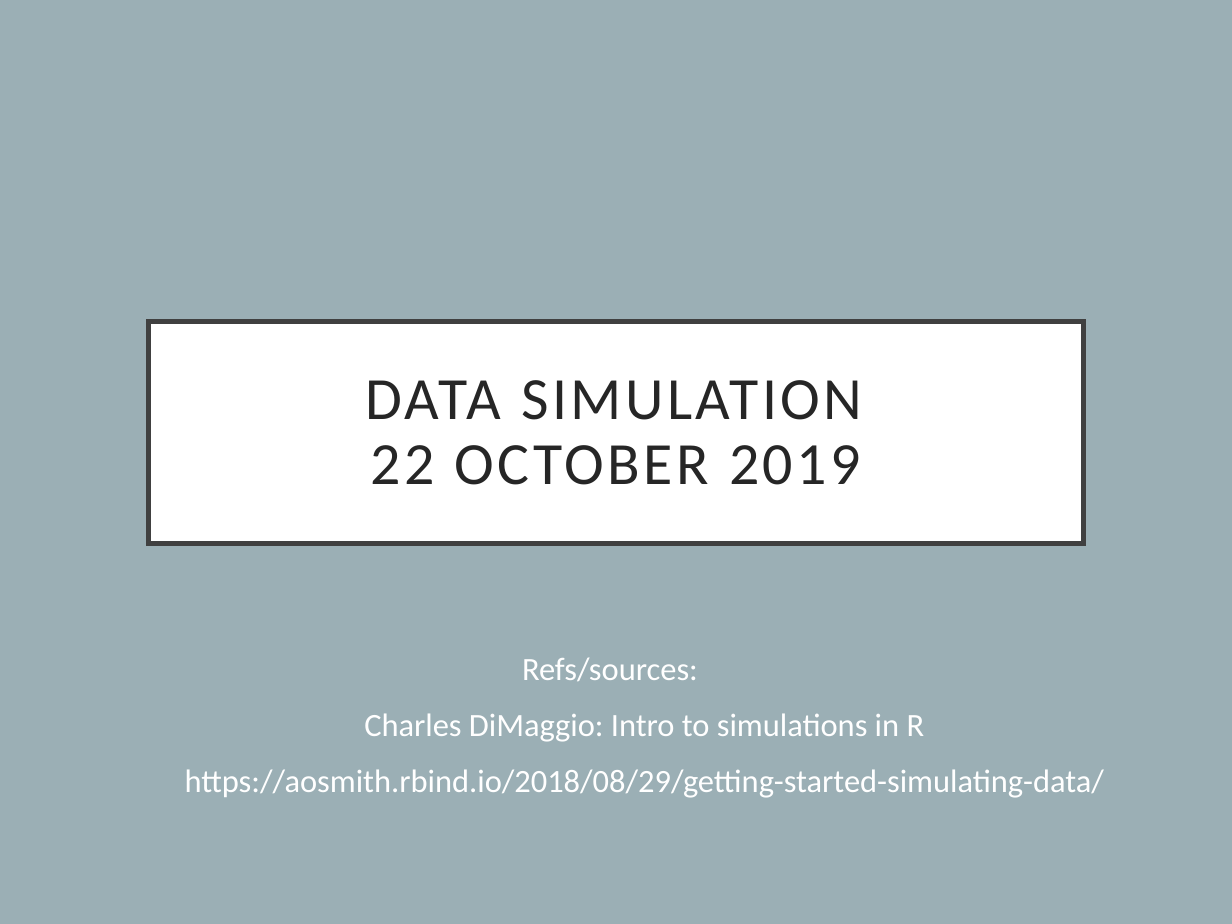
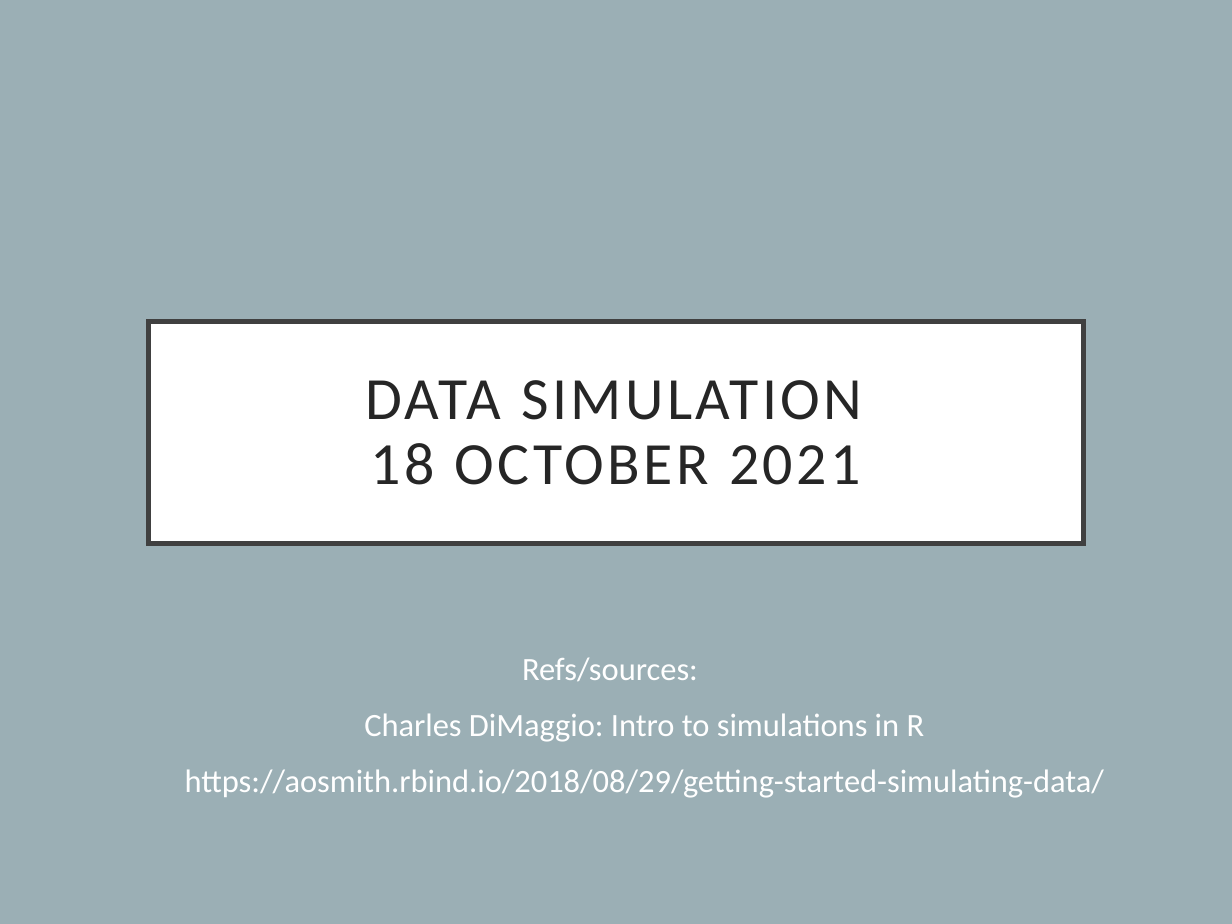
Before and after one commit to EEOB590A-Data-Science-in-R-Fall2021/CourseMaterials, a slide deck: slide 1 of 5. Simulating Data/SimulatingData.pptx. Drawn at 1232x924 pixels with LibreOffice and Linux fonts; fonts in the diff are those of the drawing. Boxes give left, top, right and bottom in pixels: in the first picture for what was removed or moved away, otherwise in the second. Text is boxed around its words. In the diff, an @@ line names an element or a change of style, - is before the commit and + after.

```diff
--- a/5. Simulating Data/SimulatingData.pptx
+++ b/5. Simulating Data/SimulatingData.pptx
@@ title at [366, 380, 862, 485]: text changed @@
-DATA SIMULATION
-22 OCTOBER 2019
+DATA SIMULATION
+18 OCTOBER 2021
```
Also in this commit, not shown: 9 other slides changed, 4 slides added, 2 other files.
